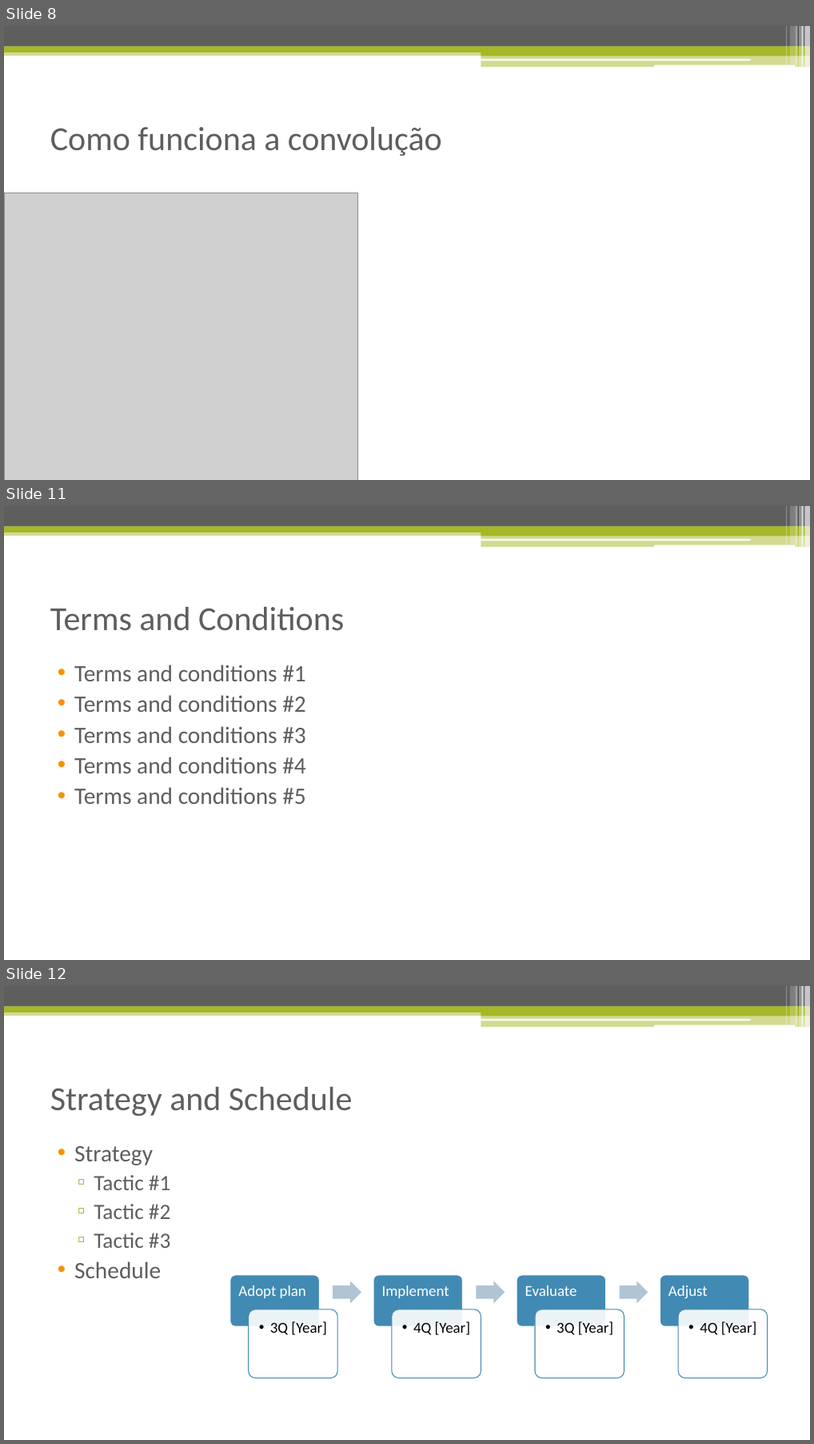
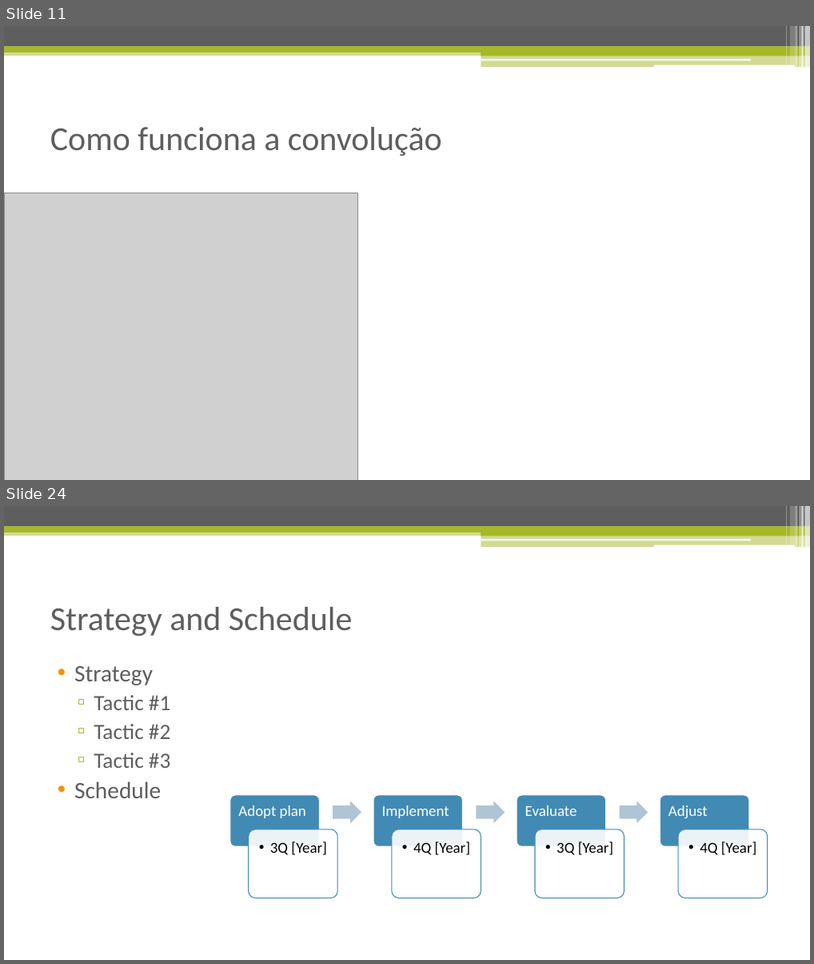
Before and after one commit to isacra/isacradoctoralstuffs, a slide deck: Apresentacoes/Redes Neurais Convolucionais.pptx. Shown one above the other, each under a label of ours: slides 8, 11 and 12 before the commit, slides 11 and 24 after it; the slides between them are not shown. The pictures are 814x1444 and 814x964 pixels, drawn with LibreOffice and Linux fonts; fonts in the diff are those of the drawing; grey boxes stand for pictures. Boxes give left, top, right and bottom in pixels: in the first picture for what was removed or moved away, otherwise in the second. Text is boxed around its words. In the diff, an @@ line names an element or a change of style, - is before the commit and + after.

```diff
--- a/Apresentacoes/Redes Neurais Convolucionais.pptx
+++ b/Apresentacoes/Redes Neurais Convolucionais.pptx
@@ slide 11 removed at (x1=4, y1=506, x2=810, y2=960), background #FFFFFF; not listed: 13 template elements that a slide beside it also shows @@
@@ title removed at (x1=50, y1=607, x2=344, y2=631) @@
-Terms and Conditions
@@ text removed at (x1=74, y1=664, x2=306, y2=804) @@
-• Terms and conditions #1
-• Terms and conditions #2
-• Terms and conditions #3
-• Terms and conditions #4
-• Terms and conditions #5
@@ what was slide 8 is now slide 11 @@
@@ what was slide 12 is now slide 24 @@
```
Also in this commit, not shown: 1 slide changed, 16 slides added, 7 other slides removed.
